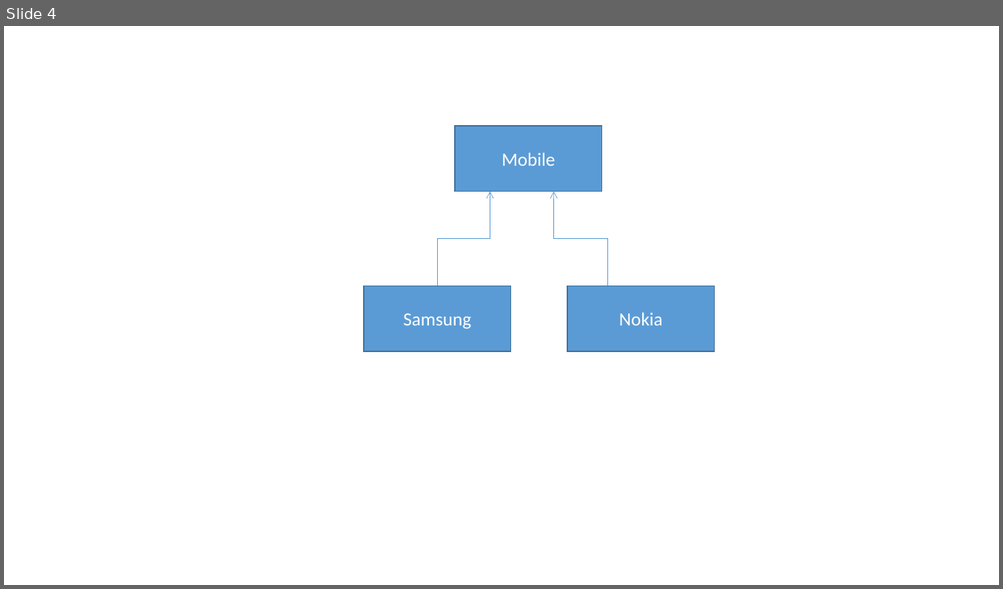
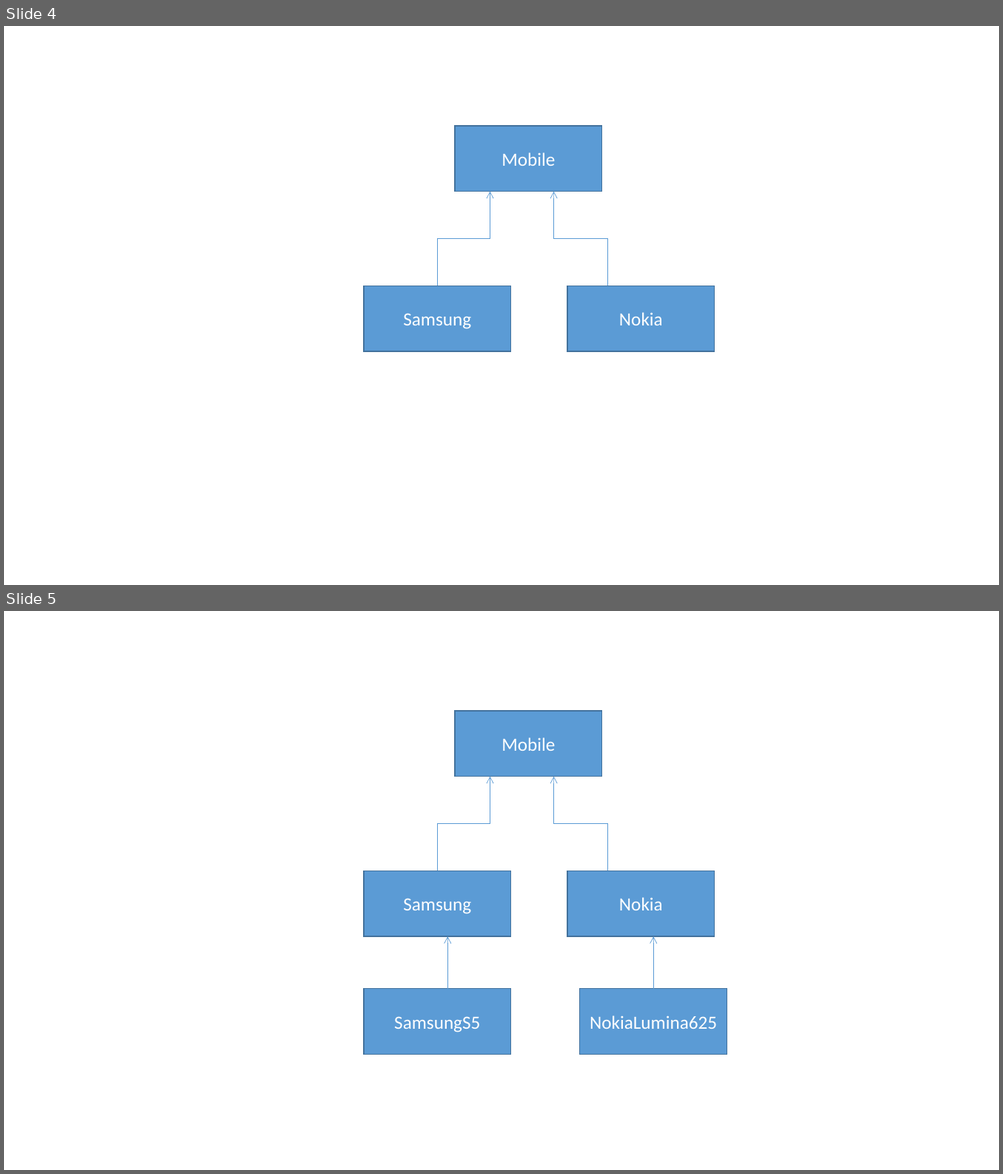
Before and after one commit to linus123/Mentoring-Resources, a slide deck: src/ObjectOrientedProgramming/OOP_Images.pptx. Shown one above the other, each under a label of ours: slide 4 before the commit, slides 4 and 5 after it. The pictures are 1003x589 and 1003x1174 pixels, drawn with LibreOffice and Linux fonts; fonts in the diff are those of the drawing. Boxes give left, top, right and bottom in pixels: in the first picture for what was removed or moved away, otherwise in the second. Text is boxed around its words. In the diff, an @@ line names an element or a change of style, - is before the commit and + after.

```diff
--- a/src/ObjectOrientedProgramming/OOP_Images.pptx
+++ b/src/ObjectOrientedProgramming/OOP_Images.pptx
@@ slide 5 added at [4, 611, 999, 1170], background #FFFFFF @@
@@ rectangle added at [455, 711, 602, 777], fill #5B9BD5, outline #43739E 1 pt, 18 pt, text #FFFFFF @@
+Mobile
@@ elbow arrow added from (438, 871) to (489, 777), #5B9BD5 0.5 pt @@
@@ elbow arrow added from (608, 871) to (554, 777), #5B9BD5 0.5 pt @@
@@ rectangle added at [364, 871, 511, 937], fill #5B9BD5, outline #43739E 1 pt, 18 pt, text #FFFFFF @@
+Samsung
@@ rectangle added at [567, 871, 714, 937], fill #5B9BD5, outline #43739E 1 pt, 18 pt, text #FFFFFF @@
+Nokia
@@ arrow added from (447, 989) to (447, 937), #5B9BD5 0.5 pt @@
@@ arrow added from (653, 989) to (653, 937), #5B9BD5 0.5 pt @@
@@ rectangle added at [364, 989, 511, 1055], fill #5B9BD5, outline #43739E 1 pt, 18 pt, text #FFFFFF @@
+SamsungS5
@@ rectangle added at [580, 989, 727, 1055], fill #5B9BD5, outline #43739E 1 pt, 18 pt, text #FFFFFF @@
+NokiaLumina625
```
Also in this commit, not shown: 2 other slides added, 1 other file.
